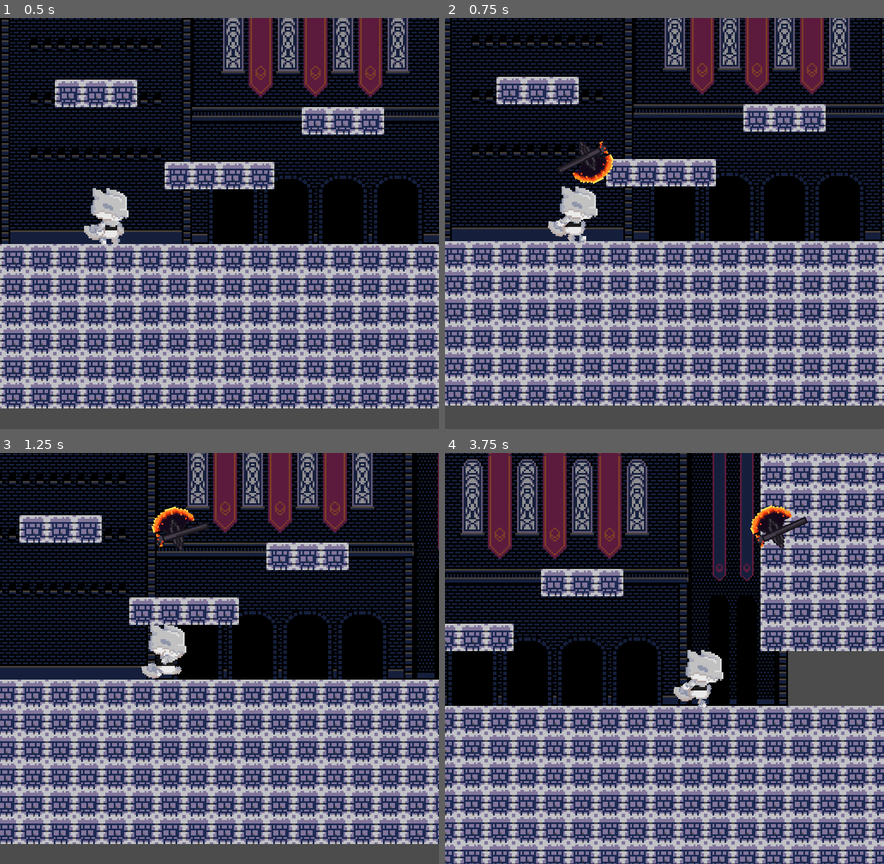
Above: before the commit, frames 1-4 (two rows, left to right).
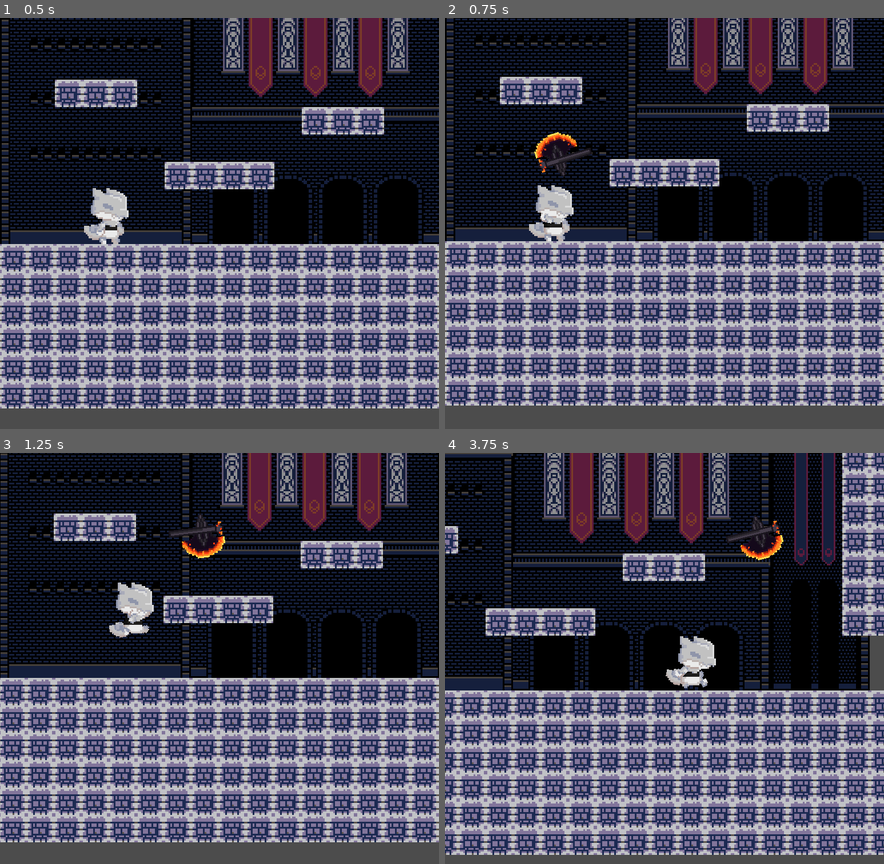
Above: after the commit, the same moments.

Repository: MauveMagician/platformer-game
Game: Godot game, scene res://Game.tscn
Two runs of this game, one before a commit and one after it. Both use one fixed random seed, a clock stepped at 60 frames per second and the inputs below. The engine's default icon, where the game draws it, is replaced by a stand-in: a white triangle on a blue panel in a dark square.
Inputs:
- Up to frame 1 (0.5 s): no input
- Up to frame 2 (0.75 s): hold Right (move_right) from 0.53 s (still down); hold X (attack_1) from 0.53 s (still down)
- Up to frame 3 (1.25 s): keep holding Right (move_right); keep holding X (attack_1); tap Z (jump) at 0.77, 1.07 s; tap Down (look_down) at 0.8 s
- Up to frame 4 (3.75 s): release X (attack_1) at 1.28 s; tap Down (look_down) at 1.35 s; tap Z (jump) at 1.52, 1.82, 2.3, 2.85, 3.02, 3.32 s; tap Up (look_up) at 1.55 s; release Right (move_right) at 2.03 s; hold Left (move_left) 2.03-2.78 s; hold Up (look_up) 2.03-2.78 s; hold Right (move_right) from 2.78 s (still down); tap X (attack_1) at 3.05 s; hold X (attack_1) from 3.53 s (still down)

Frame 1 is identical in both runs. In frame 2, 38% of the frame differs, in the area x 0-100%, y 0-95%; in frame 3, 63%; in frame 4, 71%, in the area x 0-100%, y 0-100%.

Commit message:
fix axe bugs

Diff:
--- a/Axe_Projectile.gd
+++ b/Axe_Projectile.gd
@@ -6,15 +6,15 @@
 const ROTATION_ACCEL = 0.05
 
 var rotation_speed = 5
+var rotation_direction = 1
 var velocity = Vector2(0,0)
 
-# Called when the node enters the scene tree for the first time.
-func _ready():
-	pass # Replace with function body.
+# warning-ignore:unused_class_variable
+onready var sprite = $Sprite
 
 # Called every frame. 'delta' is the elapsed time since the previous frame.
 func _process(_delta):
-	self.rotation_degrees += rotation_speed
+	self.rotation_degrees += rotation_speed * rotation_direction
 	rotation_speed += ROTATION_ACCEL
 	if self.rotation_speed > MAXIMUM_ROTATION_SPEED:
 		self.rotation_speed = MAXIMUM_ROTATION_SPEED
--- a/Axe_Projectile.tscn
+++ b/Axe_Projectile.tscn
@@ -10,6 +10,7 @@
 script = ExtResource( 2 )
 
 [node name="Sprite" type="Sprite" parent="."]
+z_index = 4
 texture = ExtResource( 1 )
 
 [node name="Hurtbox" type="Area2D" parent="."]
--- a/Game.tscn
+++ b/Game.tscn
@@ -92,6 +92,11 @@
 wait_time = 0.75
 one_shot = true
 
+[node name="AnimationLockTimer" type="Timer" parent="Player"]
+process_mode = 0
+wait_time = 0.5
+one_shot = true
+
 [node name="Equipment" type="Node" parent="Player"]
 
 [node name="CornerCorrection_Left" type="Node2D" parent="Player"]
@@ -195,6 +200,7 @@
 [connection signal="timeout" from="Player/JumpBufferTimer" to="Player" method="_on_JumpBufferTimer_timeout"]
 [connection signal="timeout" from="Player/CoyoteTimer" to="Player" method="_on_CoyoteTimer_timeout"]
 [connection signal="timeout" from="Player/AttackCooldown" to="Player" method="_on_AttackCooldown_timeout"]
+[connection signal="timeout" from="Player/AnimationLockTimer" to="Player" method="_on_AnimationLockTimer_timeout"]
 [connection signal="screen_exited" from="Player/PlayerVisible" to="Player/CameraPivot" method="_on_PlayerVisible_screen_exited"]
 [connection signal="tween_completed" from="Player/CameraPivot/Lookup_Tween" to="Player/CameraPivot" method="_on_Lookup_Tween_tween_completed"]
 [connection signal="timeout" from="Player/CameraPivot/Speedup_Timer" to="Player/CameraPivot" method="_on_Speedup_Timer_timeout"]
--- a/Player.gd
+++ b/Player.gd
@@ -23,6 +23,7 @@
 var peek_count = 0
 var grounded = false
 var can_attack = true
+var animation_lock = false
 
 func _ready():
 	$PlayerSprite/Player_Polygons/AnimationTree.active = true
@@ -30,22 +31,23 @@
 func _physics_process(_delta):
 	#Horizontal Movement Code
 	var move_dir = 0
-	if Input.is_action_pressed("move_right"):
-		self.speed += MOVE_ACCEL
-		move_dir = 1
-		if self.grounded:
-			animation_state_machine.travel("walk")
-	elif Input.is_action_pressed("move_left"):
-		self.speed += MOVE_ACCEL
-		move_dir = -1
-		if self.grounded:
-			animation_state_machine.travel("walk")
-	if not Input.is_action_pressed("move_right") and not Input.is_action_pressed("move_left"):
-		self.speed -= MOVE_ACCEL*2
-		if speed < 0:
-			speed = 0
-		if self.grounded:
-			animation_state_machine.travel("tail_wag")
+	if not animation_lock:
+		if Input.is_action_pressed("move_right"):
+			self.speed += MOVE_ACCEL
+			move_dir = 1
+			if self.grounded:
+				animation_state_machine.travel("walk")
+		elif Input.is_action_pressed("move_left"):
+			self.speed += MOVE_ACCEL
+			move_dir = -1
+			if self.grounded:
+				animation_state_machine.travel("walk")
+		if not Input.is_action_pressed("move_right") and not Input.is_action_pressed("move_left"):
+			self.speed -= MOVE_ACCEL*2
+			if speed < 0:
+				speed = 0
+			if self.grounded:
+				animation_state_machine.travel("tail_wag")
 	if self.facing_right and move_dir < 0:
 		flip()
 	elif not self.facing_right and move_dir > 0:
@@ -76,13 +78,14 @@
 		look_direction.y = 0
 		self.peek_count = 0
 	if not self.grounded:
-		animation_state_machine.travel("jump")
+		if not self.animation_lock:
+			animation_state_machine.travel("jump")
 		emit_signal("jumped")
 	#Half Gravity Jump Peak
 	if not self.grounded and abs(y_velo) < self.GRAVITY:
 		y_velo -= 0.5 * self.GRAVITY
 	#Jump code
-	if (self.grounded or coyote) and (Input.is_action_just_pressed("jump") or buffered_jump):
+	if (self.grounded or coyote) and (Input.is_action_just_pressed("jump") or buffered_jump) and not self.animation_lock:
 		self.y_velo = -JUMP_FORCE
 		self.coyote = false
 		self.can_coyote = false
@@ -128,10 +131,18 @@
 	if Input.is_action_pressed("attack_1") and self.can_attack:
 		var new_axe = Preloader.axe_projectile.instance()
 		new_axe.velocity = Vector2(self.look_direction.x*(self.speed/50)+(1.5*self.look_direction.x),-4)
-		new_axe.position = self.global_position
+		new_axe.global_position = self.global_position + (Vector2(-12, 10) * self.look_direction)
+		new_axe.rotation_degrees = -170
 		self.get_parent().add_child(new_axe)
 		self.can_attack = false
+		if self.grounded:
+			self.animation_lock = true
+			self.animation_state_machine.travel("throw_axe")
+			$AnimationLockTimer.start()
 		$AttackCooldown.start()
+		if not self.facing_right:
+			new_axe.rotation_direction = -1
+			new_axe.sprite.flip_h = true
 	#warning-ignore:return_value_discarded
 	self.move_and_slide_with_snap(Vector2(move_dir*self.speed, self.y_velo), Vector2(0,1), Vector2(0,-1))
 	self.grounded = self.is_on_floor()
@@ -150,3 +161,6 @@
 
 func _on_AttackCooldown_timeout():
 	self.can_attack = true
+
+func _on_AnimationLockTimer_timeout():
+	self.animation_lock = false
--- a/Player_Polygons.tscn
+++ b/Player_Polygons.tscn
@@ -1,8 +1,7 @@
-[gd_scene load_steps=28 format=2]
+[gd_scene load_steps=30 format=2]
 
 [ext_resource path="res://sprite/player_sprite.png" type="Texture" id=1]
 [ext_resource path="res://animation/tail_wag.tres" type="Animation" id=2]
-[ext_resource path="res://sprite/axe1.png" type="Texture" id=3]
 
 [sub_resource type="Animation" id=1]
 resource_name = "jump"
@@ -284,8 +283,9 @@
 "values": [ Vector2( 1, 1 ) ]
 }
 
-[sub_resource type="Animation" id=24]
+[sub_resource type="Animation" id=5]
 resource_name = "throw_axe"
+length = 0.5
 loop = true
 tracks/0/type = "value"
 tracks/0/path = NodePath("Skeleton2D/Body/R_Shoulder:rotation_degrees")
@@ -294,13 +294,13 @@
 tracks/0/imported = false
 tracks/0/enabled = true
 tracks/0/keys = {
-"times": PoolRealArray( 0, 0.8, 1 ),
+"times": PoolRealArray( 0, 0.2, 0.5 ),
 "transitions": PoolRealArray( 11, 1.1487, 1 ),
 "update": 0,
 "values": [ 100.0, 229.794, 330.01 ]
 }
 
-[sub_resource type="Animation" id=5]
+[sub_resource type="Animation" id=6]
 length = 0.75
 loop = true
 tracks/0/type = "value"
@@ -424,28 +424,26 @@
 "values": [ 37.0869 ]
 }
 
-[sub_resource type="AnimationNodeAnimation" id=6]
+[sub_resource type="AnimationNodeAnimation" id=7]
 animation = "jump"
 
-[sub_resource type="AnimationNodeAnimation" id=7]
+[sub_resource type="AnimationNodeAnimation" id=8]
 animation = "look_down"
 
-[sub_resource type="AnimationNodeAnimation" id=8]
+[sub_resource type="AnimationNodeAnimation" id=9]
 animation = "look_up"
 
-[sub_resource type="AnimationNodeAnimation" id=9]
+[sub_resource type="AnimationNodeAnimation" id=10]
 animation = "rest"
 
-[sub_resource type="AnimationNodeAnimation" id=10]
+[sub_resource type="AnimationNodeAnimation" id=11]
 animation = "tail_wag"
 
-[sub_resource type="AnimationNodeAnimation" id=11]
+[sub_resource type="AnimationNodeAnimation" id=12]
+animation = "throw_axe"
+
+[sub_resource type="AnimationNodeAnimation" id=13]
 animation = "walk"
-
-[sub_resource type="AnimationNodeStateMachineTransition" id=12]
-switch_mode = 2
-
-[sub_resource type="AnimationNodeStateMachineTransition" id=13]
 
 [sub_resource type="AnimationNodeStateMachineTransition" id=14]
 switch_mode = 2
@@ -458,33 +456,45 @@
 [sub_resource type="AnimationNodeStateMachineTransition" id=17]
 
 [sub_resource type="AnimationNodeStateMachineTransition" id=18]
+switch_mode = 2
 
 [sub_resource type="AnimationNodeStateMachineTransition" id=19]
 
 [sub_resource type="AnimationNodeStateMachineTransition" id=20]
+
+[sub_resource type="AnimationNodeStateMachineTransition" id=21]
+
+[sub_resource type="AnimationNodeStateMachineTransition" id=22]
 switch_mode = 2
 
-[sub_resource type="AnimationNodeStateMachineTransition" id=21]
+[sub_resource type="AnimationNodeStateMachineTransition" id=23]
 switch_mode = 2
 
-[sub_resource type="AnimationNodeStateMachine" id=22]
-states/jump/node = SubResource( 6 )
+[sub_resource type="AnimationNodeStateMachineTransition" id=24]
+
+[sub_resource type="AnimationNodeStateMachineTransition" id=25]
+switch_mode = 2
+
+[sub_resource type="AnimationNodeStateMachine" id=26]
+states/jump/node = SubResource( 7 )
 states/jump/position = Vector2( -424, -44 )
-states/look_down/node = SubResource( 7 )
-states/look_down/position = Vector2( -1083.13, -113.964 )
-states/look_up/node = SubResource( 8 )
+states/look_down/node = SubResource( 8 )
+states/look_down/position = Vector2( -1084.13, -114.964 )
+states/look_up/node = SubResource( 9 )
 states/look_up/position = Vector2( -985.129, -23.9643 )
-states/rest/node = SubResource( 9 )
+states/rest/node = SubResource( 10 )
 states/rest/position = Vector2( -707, -44 )
-states/tail_wag/node = SubResource( 10 )
+states/tail_wag/node = SubResource( 11 )
 states/tail_wag/position = Vector2( -868, -138 )
-states/walk/node = SubResource( 11 )
+states/throw_axe/node = SubResource( 12 )
+states/throw_axe/position = Vector2( -700.82, -184.22 )
+states/walk/node = SubResource( 13 )
 states/walk/position = Vector2( -553, -138 )
-transitions = [ "rest", "tail_wag", SubResource( 12 ), "tail_wag", "rest", SubResource( 13 ), "rest", "walk", SubResource( 14 ), "walk", "rest", SubResource( 15 ), "rest", "jump", SubResource( 16 ), "jump", "rest", SubResource( 17 ), "tail_wag", "look_down", SubResource( 18 ), "tail_wag", "look_up", SubResource( 19 ), "look_down", "tail_wag", SubResource( 20 ), "look_up", "tail_wag", SubResource( 21 ) ]
+transitions = [ "rest", "tail_wag", SubResource( 14 ), "tail_wag", "rest", SubResource( 15 ), "rest", "walk", SubResource( 16 ), "walk", "rest", SubResource( 17 ), "rest", "jump", SubResource( 18 ), "jump", "rest", SubResource( 19 ), "tail_wag", "look_down", SubResource( 20 ), "tail_wag", "look_up", SubResource( 21 ), "look_down", "tail_wag", SubResource( 22 ), "look_up", "tail_wag", SubResource( 23 ), "throw_axe", "rest", SubResource( 24 ), "rest", "throw_axe", SubResource( 25 ) ]
 start_node = "rest"
-graph_offset = Vector2( -1276.13, -221.964 )
-
-[sub_resource type="AnimationNodeStateMachinePlayback" id=23]
+graph_offset = Vector2( -1244.82, -221.22 )
+
+[sub_resource type="AnimationNodeStateMachinePlayback" id=27]
 
 [node name="Player_Polygons" type="Node2D"]
 
@@ -566,16 +576,9 @@
 
 [node name="R_Shoulder" type="Bone2D" parent="Skeleton2D/Body"]
 position = Vector2( -4, -8 )
-rotation = 4.01067
+rotation = 1.74533
 rest = Transform2D( 1, 0, 0, 1, -4, -8 )
 default_length = 1.0
-
-[node name="axe1" type="Sprite" parent="Skeleton2D/Body/R_Shoulder"]
-visible = false
-position = Vector2( 8.62649, 4.05774 )
-rotation = 1.5708
-z_index = 1
-texture = ExtResource( 3 )
 
 [node name="R_Arm" type="Bone2D" parent="Skeleton2D/Body/R_Shoulder"]
 position = Vector2( -1, 5 )
@@ -617,10 +620,10 @@
 anims/look_up = SubResource( 3 )
 anims/rest = SubResource( 4 )
 anims/tail_wag = ExtResource( 2 )
-anims/throw_axe = SubResource( 24 )
-anims/walk = SubResource( 5 )
+anims/throw_axe = SubResource( 5 )
+anims/walk = SubResource( 6 )
 
 [node name="AnimationTree" type="AnimationTree" parent="."]
-tree_root = SubResource( 22 )
+tree_root = SubResource( 26 )
 anim_player = NodePath("../AnimationPlayer")
-parameters/playback = SubResource( 23 )
+parameters/playback = SubResource( 27 )
